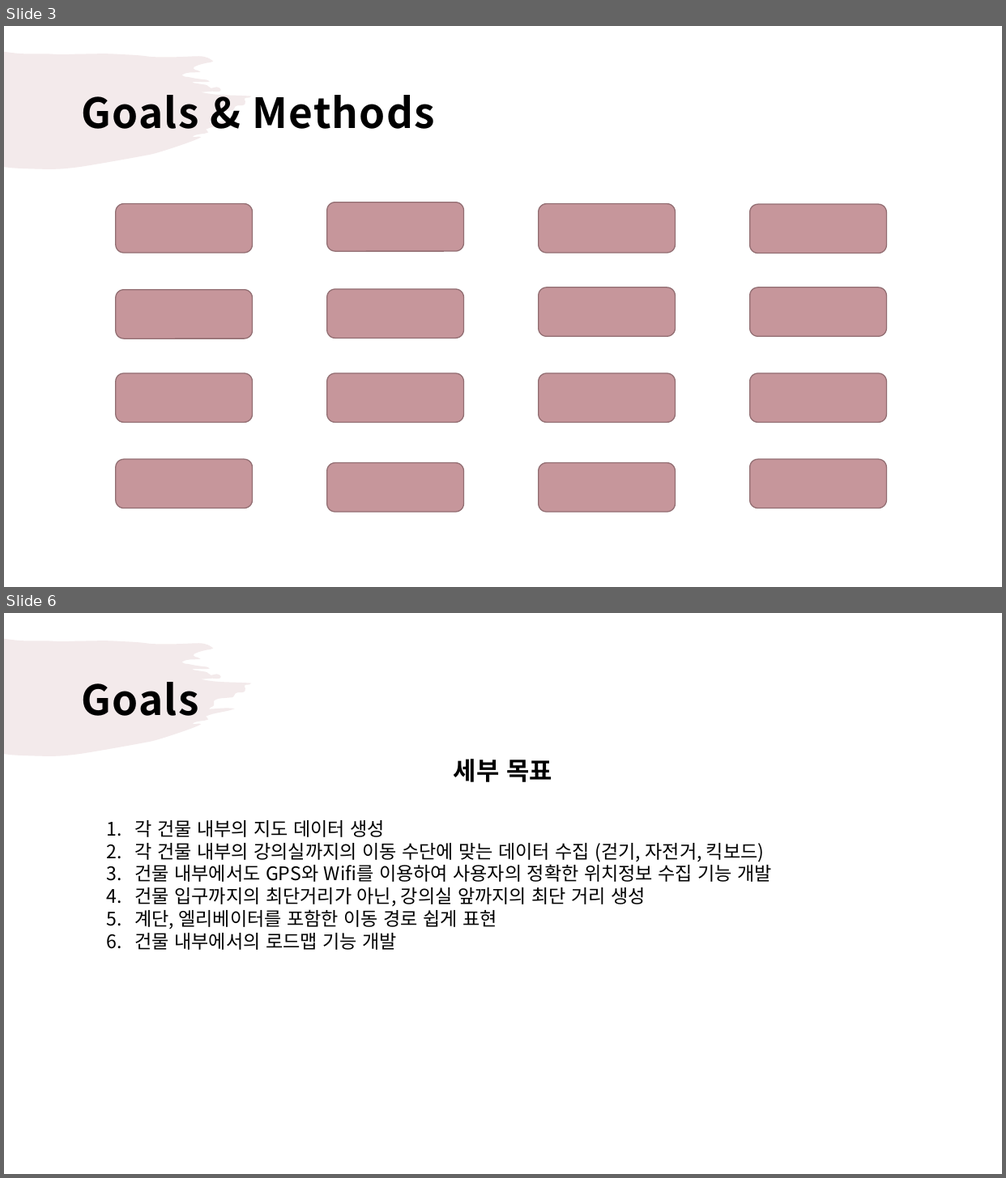
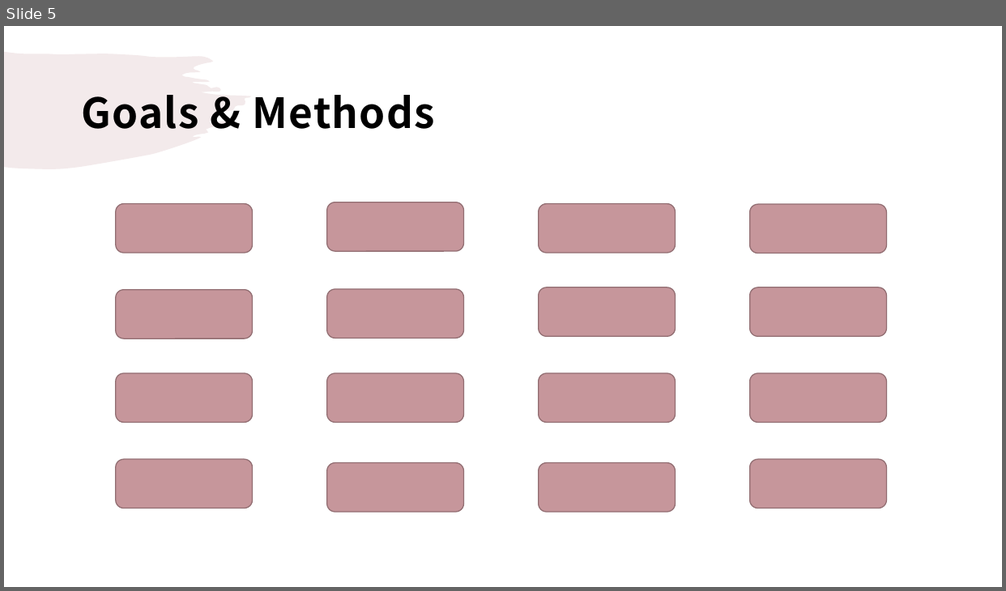
Before and after one commit to droongma/2021spring_41class_team13, a slide deck: 팀플제안서ppt.pptx. Shown one above the other, each under a label of ours: slides 3 and 6 before the commit, slide 5 after it; the slides between them are not shown. The pictures are 1006x1178 and 1006x591 pixels, drawn with LibreOffice and Linux fonts; fonts in the diff are those of the drawing. Boxes give left, top, right and bottom in pixels: in the first picture for what was removed or moved away, otherwise in the second. Text is boxed around its words. In the diff, an @@ line names an element or a change of style, - is before the commit and + after.

```diff
--- a/팀플제안서ppt.pptx
+++ b/팀플제안서ppt.pptx
@@ slide 6 removed at (4, 613, 1002, 1174), background #FFFFFF; not listed: 1 template element that a slide beside it also shows @@
@@ title removed at (82, 682, 199, 716) @@
-Goals
@@ text removed at (454, 759, 552, 782) @@
-세부 목표
@@ text removed at (134, 820, 773, 950) @@
-1. 각 건물 내부의 지도 데이터 생성
-2. 각 건물 내부의 강의실까지의 이동 수단에 맞는 데이터 수집 (걷기, 자전거, 킥보드)
-3. 건물 내부에서도 GPS와 Wifi를 이용하여 사용자의 정확한 위치정보 수집 기능 개발
-4. 건물 입구까지의 최단거리가 아닌, 강의실 앞까지의 최단 거리 생성
-5. 계단, 엘리베이터를 포함한 이동 경로 쉽게 표현
-6. 건물 내부에서의 로드맵 기능 개발
@@ what was slide 3 is now slide 5 @@
```
Also in this commit, not shown: 4 slides added, 5 other slides removed, 1 other file.
